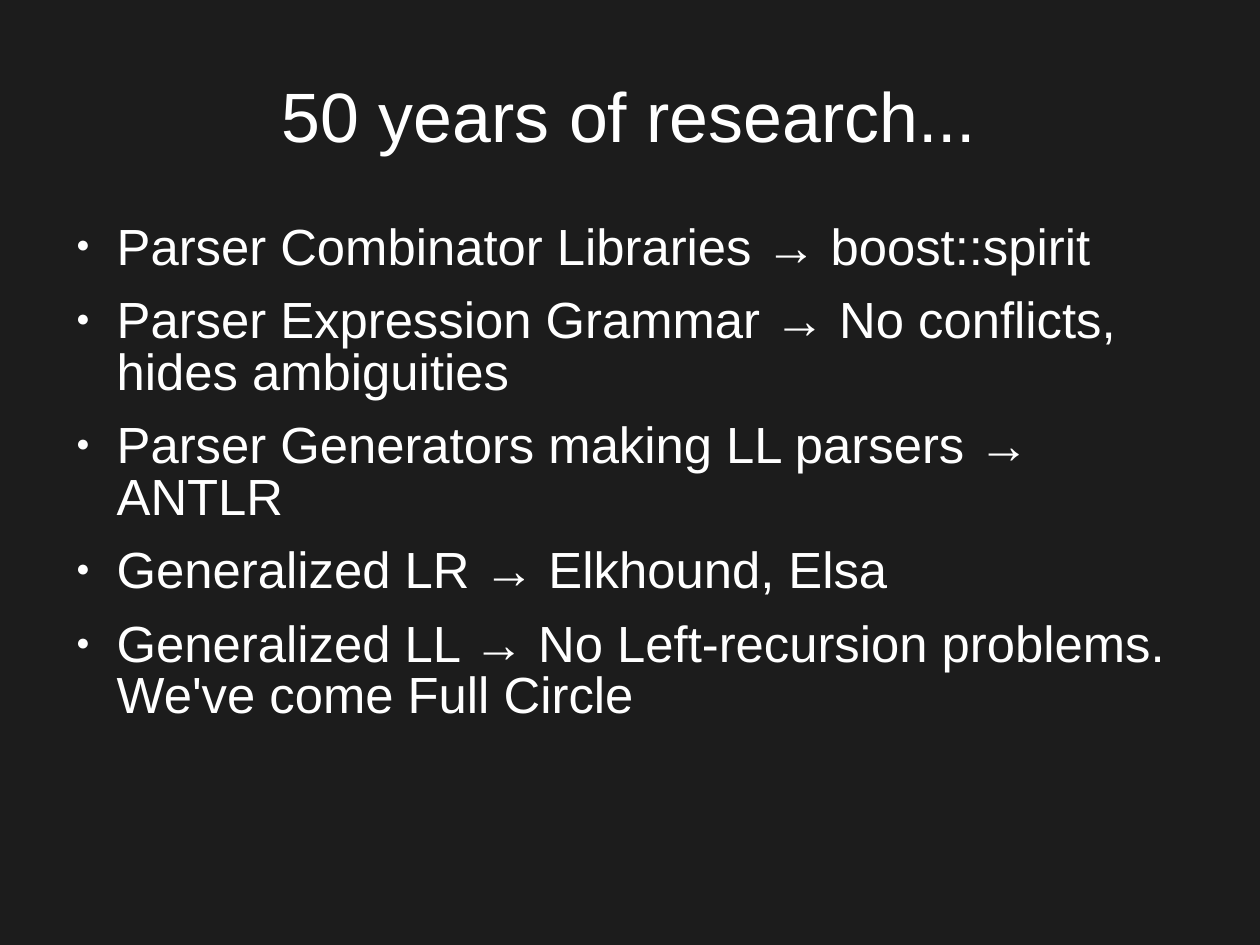
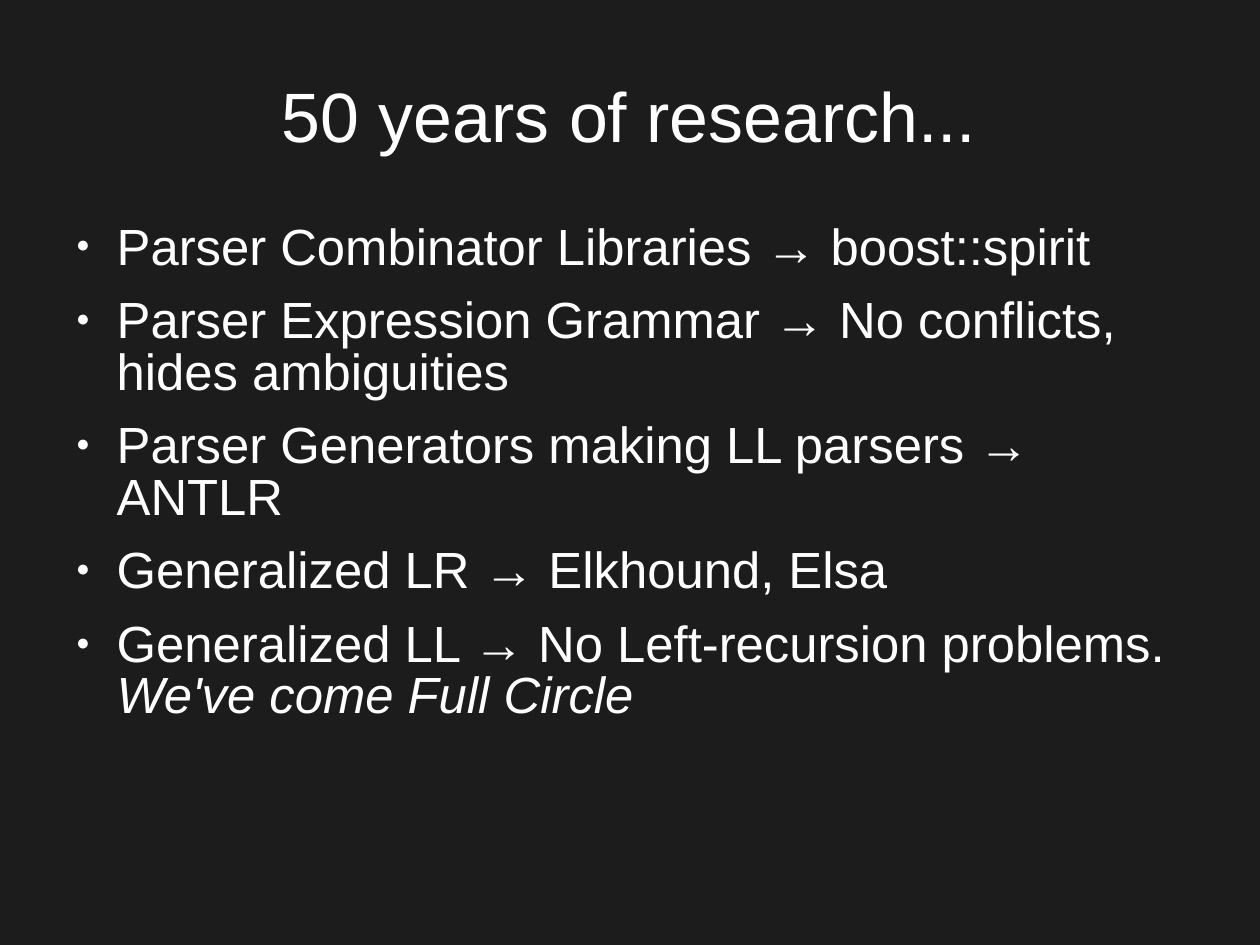
Before and after one commit to Qqwy/cc_pc, a slide deck: slide 17 of presentation2.odp (slide 16 before the commit). Drawn at 1260x945 pixels with LibreOffice and Linux fonts; fonts in the diff are those of the drawing. Boxes give left, top, right and bottom in pixels: in the first picture for what was removed or moved away, otherwise in the second. Text is boxed around its words. In the diff, an @@ line names an element or a change of style, - is before the commit and + after.

```diff
--- a/presentation2.odp
+++ b/presentation2.odp
@@ text at [117, 625, 1165, 714]: italic on in "We've come Full Circle" @@
```
Also in this commit, not shown: 10 other slides changed, 10 slides added, 1 slide removed, 2 other files.
